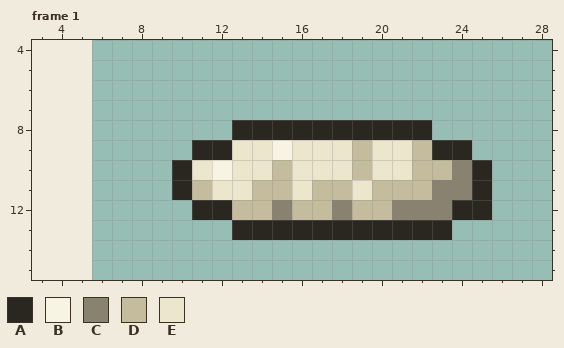
Two versions of one pixel-art file, tools/art/cocoon_burst.ase. The picture above was drawn from the file before the commit.
24x16 pixels, 3 frames. Shown: frame 1: x 3..28, y 4..15. The old version is drawn lined up with the new one, on the new canvas. The commit also changed other frames, which this record leaves out.
Palette (. is transparent): A #2a2620  B #f8f4e4  C #8a8270  D #c4bc9c  E #ece6cc
Pixels before, frame 1, first column x 10:
 8 ...AAAAAAAAAA...
 9 .AAEEBEEEDEEDAA.
10 AEBEEDEEEDEEDDCA
11 ADEEDDEDDEDDDCCA
12 .AADDCDDCDDCCCAA
13 ...AAAAAAAAAAA..
The result:
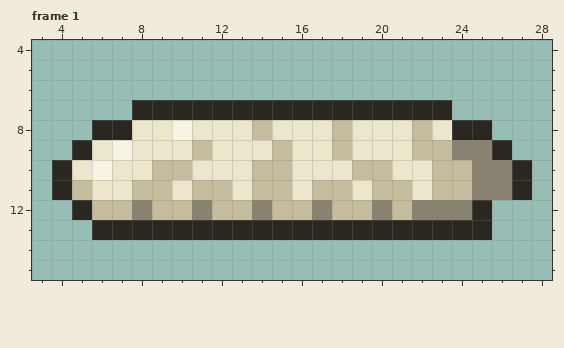
What changed:
{"change": "canvas 24x16 -> 32x24, the old top-left corner now at 6,3"}
{"where": "frame 1"}
{"frame":1,"y":7,"x":8,"old":"................","new":"AAAAAAAAAAAAAAAA"}
{"frame":1,"y":8,"x":6,"old":".......AAAAAAAAAA...","new":"AAEEBEEEDEEEDEEEDEAA"}
{"frame":1,"y":9,"x":5,"old":"......AA","new":"AEBEEEDE"}
{"frame":1,"y":9,"x":15,"old":"B","new":"D"}
{"frame":1,"y":9,"x":18,"old":"ED","new":"DE"}
{"frame":1,"y":9,"x":23,"old":"AA..","new":"DCCA"}
{"frame":1,"y":10,"x":4,"old":"......A","new":"AEBEEDD"}
{"frame":1,"y":10,"x":12,"old":"B","new":"E"}
{"frame":1,"y":10,"x":14,"old":"E","new":"D"}
{"frame":1,"y":10,"x":20,"old":"E","new":"D"}
{"frame":1,"y":10,"x":22,"old":"D","new":"E"}
{"frame":1,"y":10,"x":24,"old":"CA..","new":"DCCA"}
{"frame":1,"y":11,"x":4,"old":"......A","new":"ADEEDDE"}
{"frame":1,"y":11,"x":12,"old":"E","new":"D"}
{"frame":1,"y":11,"x":22,"old":"DCCA..","new":"EDDCCA"}
{"frame":1,"y":12,"x":5,"old":"......AA","new":"ADDCDDCD"}
{"frame":1,"y":12,"x":14,"old":"DC","new":"CD"}
{"frame":1,"y":12,"x":17,"old":"DC","new":"CD"}
{"frame":1,"y":12,"x":20,"old":"DC","new":"CD"}
{"frame":1,"y":12,"x":24,"old":"A","new":"C"}
{"frame":1,"y":13,"x":6,"old":".......","new":"AAAAAAA"}
{"frame":1,"y":13,"x":24,"old":"..","new":"AA"}
{"label":"changed","picture_box":[52,100,532,240]}
